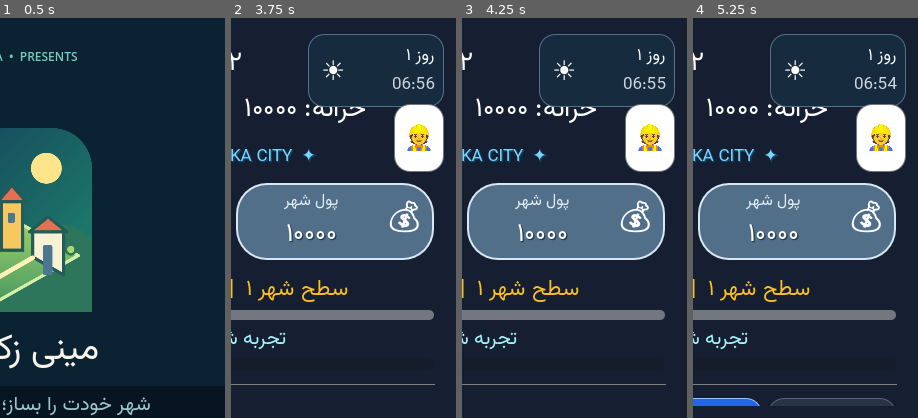
Above: before the commit, frames 1-4 (left to right).
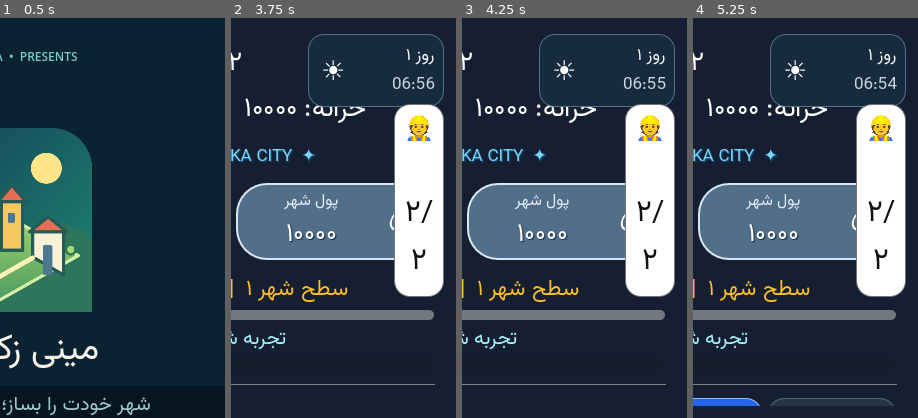
Above: after the commit, the same moments.

Repository: zekainstabot/mini-zeka-city
Game: Godot game, scene res://Main.tscn
Two runs of this game, one before a commit and one after it. Both use one fixed random seed, a clock stepped at 60 frames per second and the inputs below.
Inputs (mouse positions are % of the whole screen's width and height, from its top left):
- Up to frame 1 (0.5 s): no input
- Up to frame 2 (3.75 s): click (50, 54) at 0.52 s; type "12" at 0.6 s; click "🏛️ شهرداری و خدمات شهری" at 1.25 s; click "🏢 اقتصاد خصوصی و کسب‌وکارها" at 2 s; click "📋 گزارش‌ها و مشکلات شهر" at 2.75 s; click "🏗️ توسعه" at 3.5 s
- Up to frame 3 (4.25 s): no input
- Up to frame 4 (5.25 s): click "📋 گزارش‌ها و مشکلات شهر" at 4.25 s; click "🏆 دستاوردها" at 5 s
The pictures show only the part of the screen within x 50-100%, y 0-50%; the shares and areas given below are measured in that part.

Frame 1 is identical in both runs. In frame 2, 7.5% of the frame differs, in the area x 72-95%, y 24-70%; in frame 3, 7.5%; in frame 4, 7.5%.

Commit message:
Show worker count beside worker icon

Diff:
--- a/scripts/Main.gd
+++ b/scripts/Main.gd
@@ -1801,8 +1801,9 @@
 	if construction_capacity_button == null or not is_instance_valid(construction_capacity_button) or game == null:
 		return
 	var available = _get_available_construction_workers()
-	# Keep the shortcut minimal: only the construction icon and free slots.
-	construction_capacity_button.text = "👷"
+	var available_text = str(available).replace("0", "۰").replace("1", "۱").replace("2", "۲")
+	# Show the free construction-worker count beside the worker icon.
+	construction_capacity_button.text = "👷 %s/۲" % available_text
 	construction_capacity_button.tooltip_text = "کارگر آزاد ساخت: %d از ۲؛ مشاهده پروژه‌ها و پیشنهاد ساخت" % available
 
 
